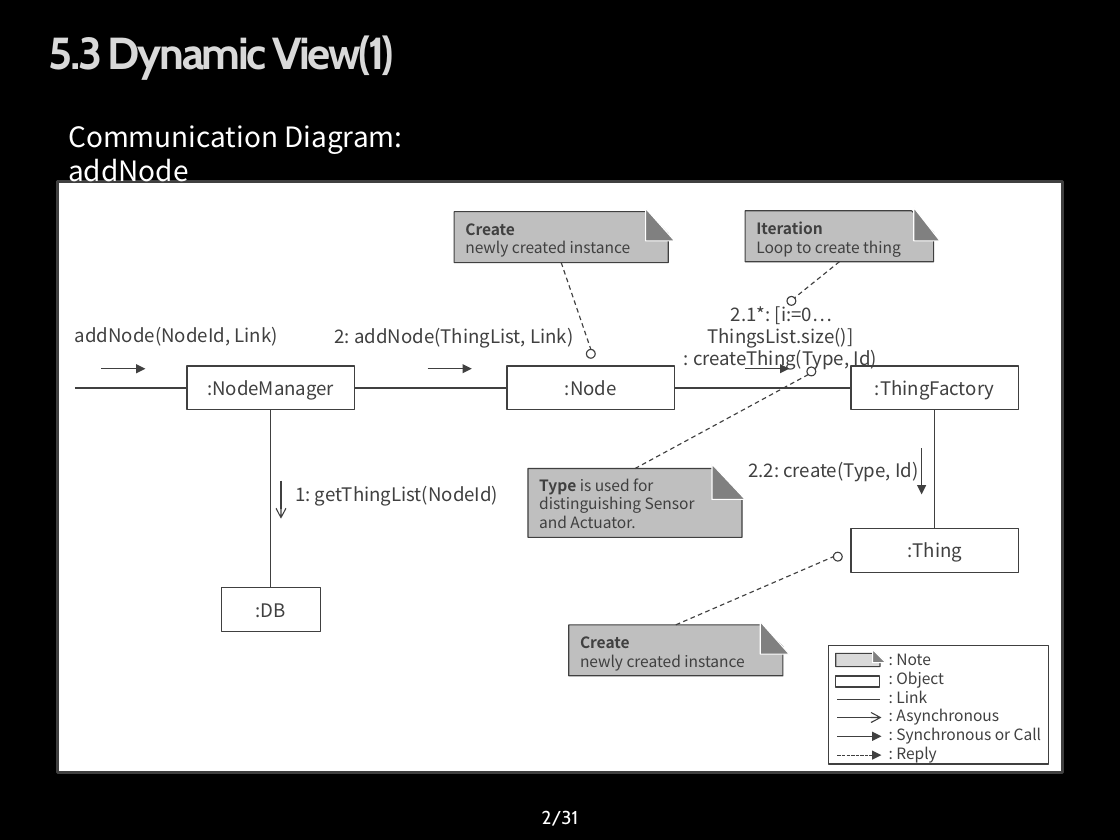
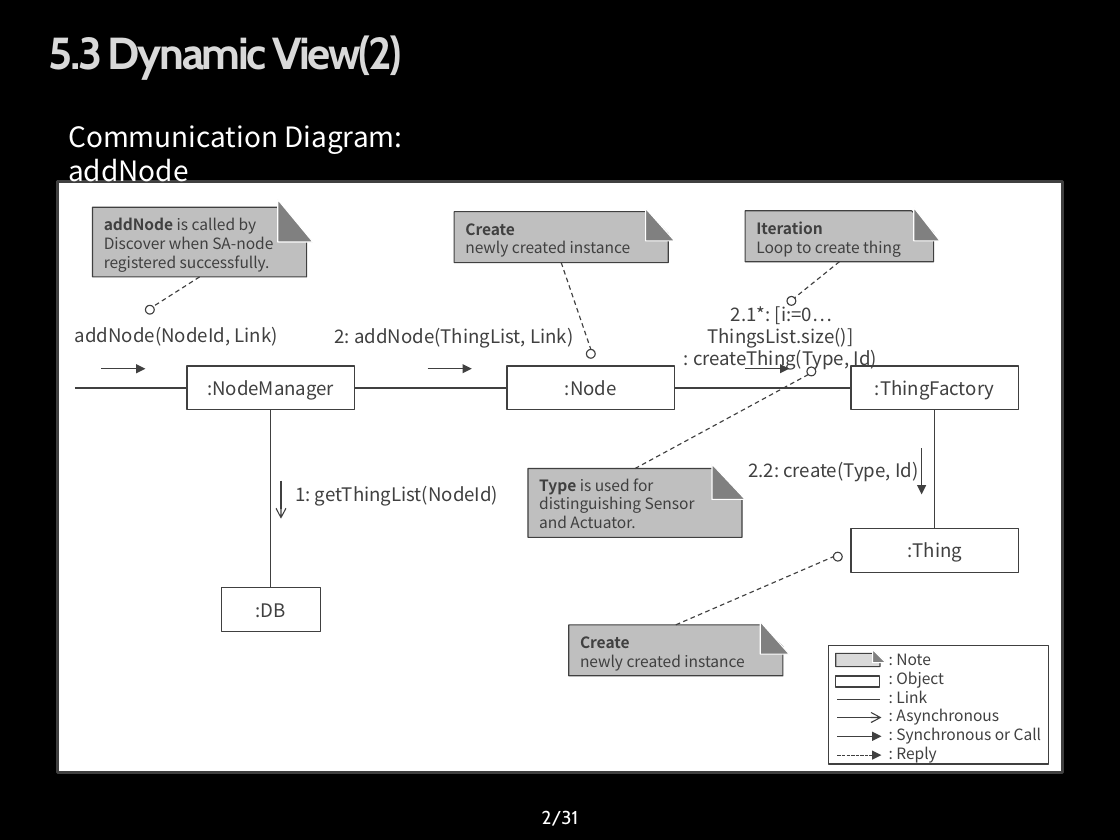
Before and after one commit to youkkwon/smarthome, a slide deck: slide 2 of doc/dynamic view 150616_communication_dgm.pptx. Drawn at 1120x840 pixels with LibreOffice and Linux fonts; fonts in the diff are those of the drawing; background and template pictures are left out. Boxes give left, top, right and bottom in pixels: in the first picture for what was removed or moved away, otherwise in the second. Text is boxed around its words. In the diff, an @@ line names an element or a change of style, - is before the commit and + after.

```diff
--- a/doc/dynamic view 150616_communication_dgm.pptx
+++ b/doc/dynamic view 150616_communication_dgm.pptx
@@ title at (49,35,402,79): text changed @@
-5.3 Dynamic View(1)
+5.3 Dynamic View(2)
@@ snip rect added at (93,207,307,277), fill #BFBFBF, outline #404040 0.75 pt, 10 pt, text #404040 @@
+addNode is called by Discover when SA-node registered successfully.
@@ right triangle added at (278,199,312,242), fill #808080, outline #FFFFFF 0.75 pt @@
@@ line added from (199, 277) to (153, 307), #404040 0.75 pt dashed @@
@@ ellipse added at (146,306,155,315), fill #FFFFFF, outline #404040 0.75 pt @@
```
Also in this commit, not shown: 4 other slides changed.
